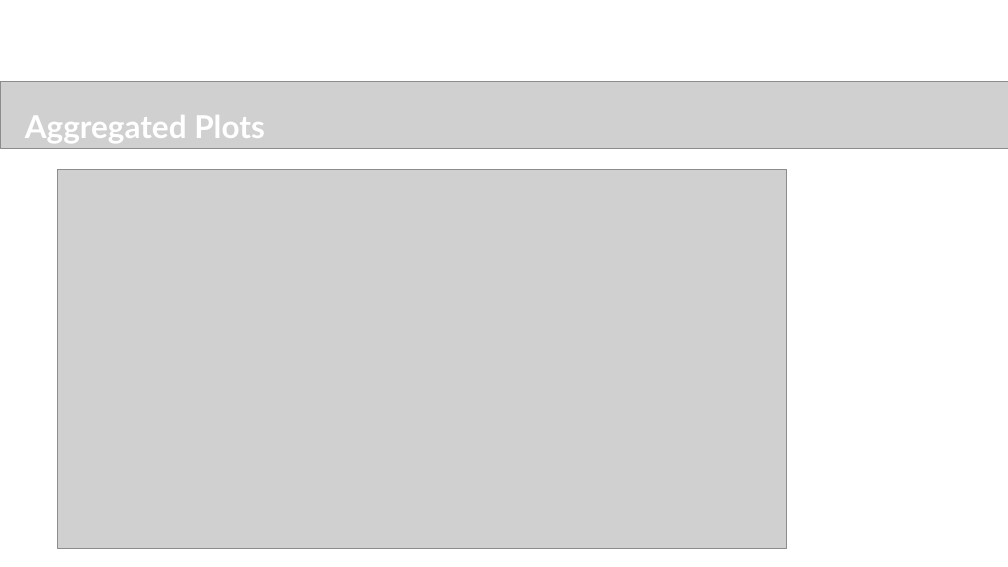
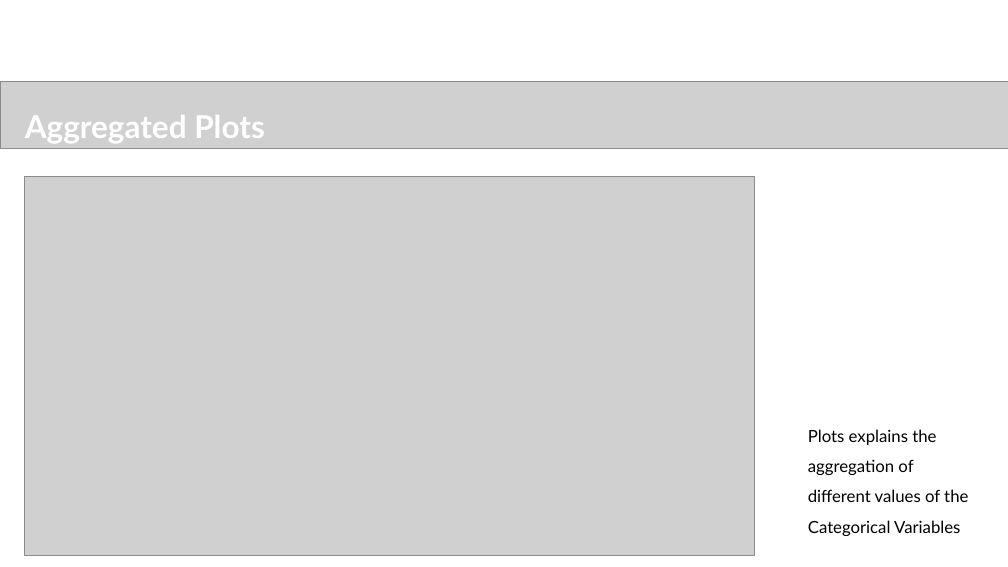
Before and after one commit to sureshballa/data-science-projects, a slide deck: slide 14 of Capstone Project/Ecommerce_Capstone_Project.pptx (slide 16 before the commit). Drawn at 1008x567 pixels with LibreOffice and Linux fonts; fonts in the diff are those of the drawing; grey boxes stand for pictures; background and template pictures are left out. Boxes give left, top, right and bottom in pixels: in the first picture for what was removed or moved away, otherwise in the second. Text is boxed around its words. In the diff, an @@ line names an element or a change of style, - is before the commit and + after.

```diff
--- a/Capstone Project/Ecommerce_Capstone_Project.pptx
+++ b/Capstone Project/Ecommerce_Capstone_Project.pptx
@@ picture: place and size @@
-picture at (57, 169, 787, 548)
+picture at (25, 177, 755, 556)
@@ text added at (808, 429, 968, 536), 16 pt, text #000000 @@
+Plots explains the aggregation of
+different values of the Categorical Variables
```
Also in this commit, not shown: 9 other slides changed, 6 slides added, 2 slides removed.
